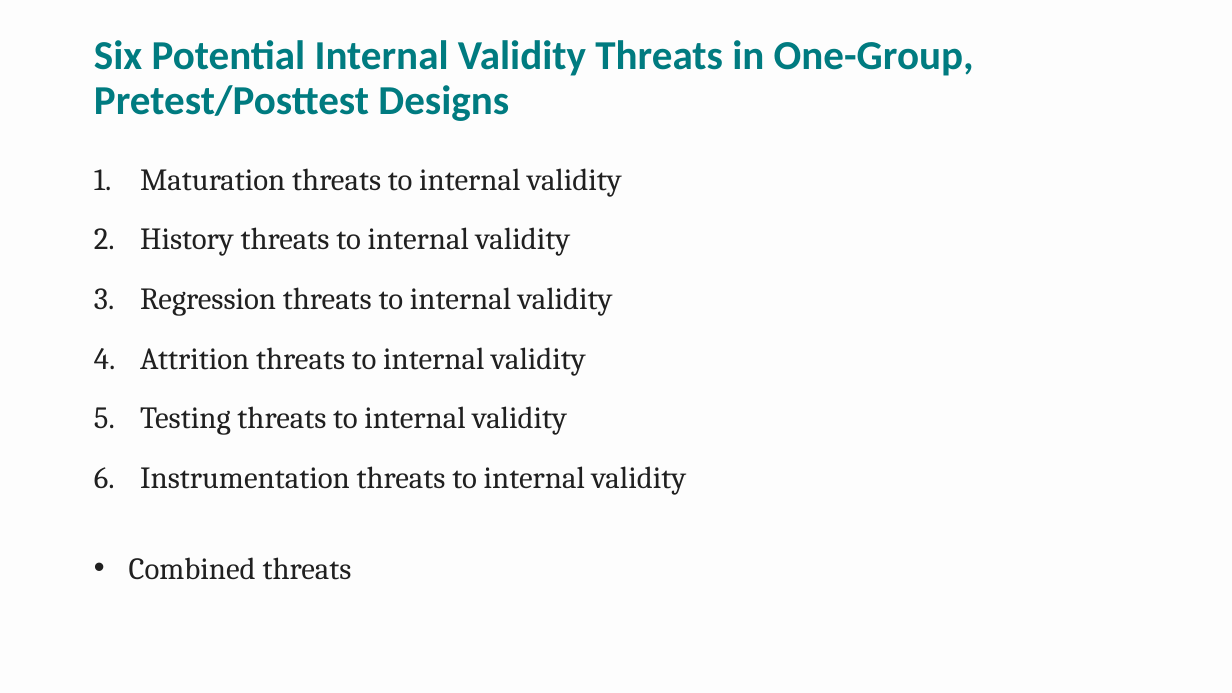
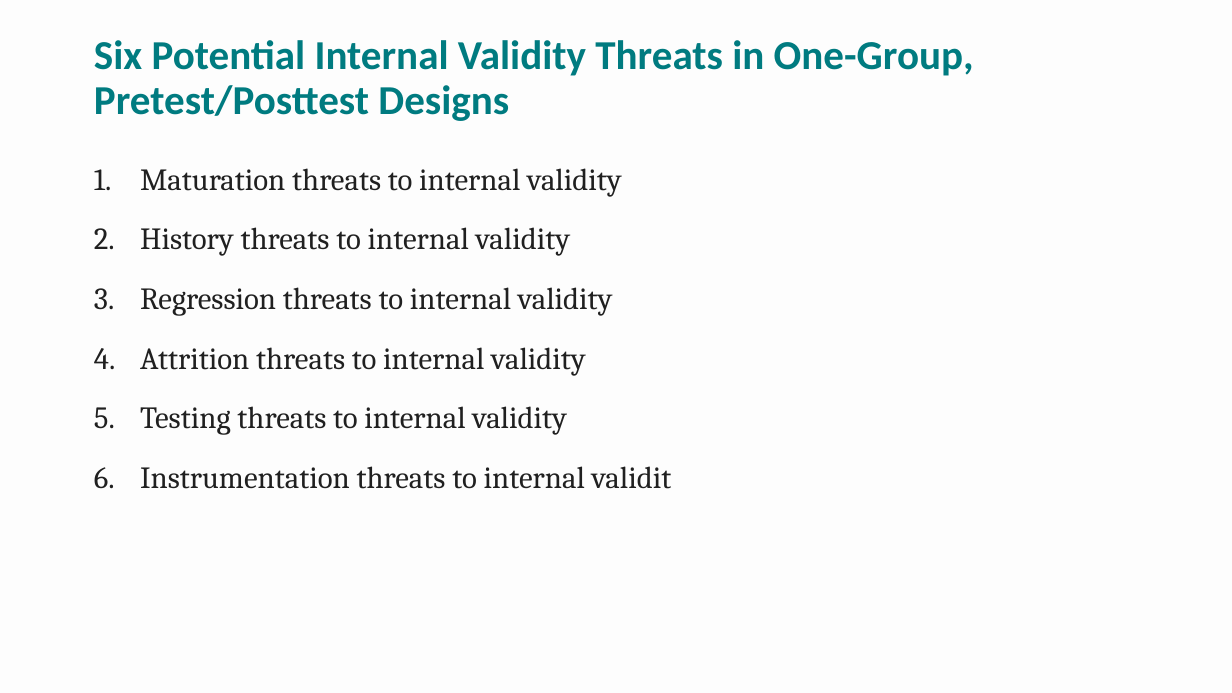
Before and after one commit to npm27/Teaching-Materials, a slide deck: slide 4 of Research Methods/Spring 26/Slides/11 Chapter 11.pptx. Drawn at 1232x693 pixels with LibreOffice and Linux fonts; fonts in the diff are those of the drawing. Boxes give left, top, right and bottom in pixels: in the first picture for what was removed or moved away, otherwise in the second. Text is boxed around its words. In the diff, an @@ line names an element or a change of style, - is before the commit and + after.

```diff
--- a/Research Methods/Spring 26/Slides/11 Chapter 11.pptx
+++ b/Research Methods/Spring 26/Slides/11 Chapter 11.pptx
@@ text at (140, 466, 672, 489): text changed @@
-6. Instrumentation threats to internal validity
-• Combined threats
+6. Instrumentation threats to internal validit
```
Also in this commit, not shown: 11 other slides changed, 4 slides removed, 1 other file.
